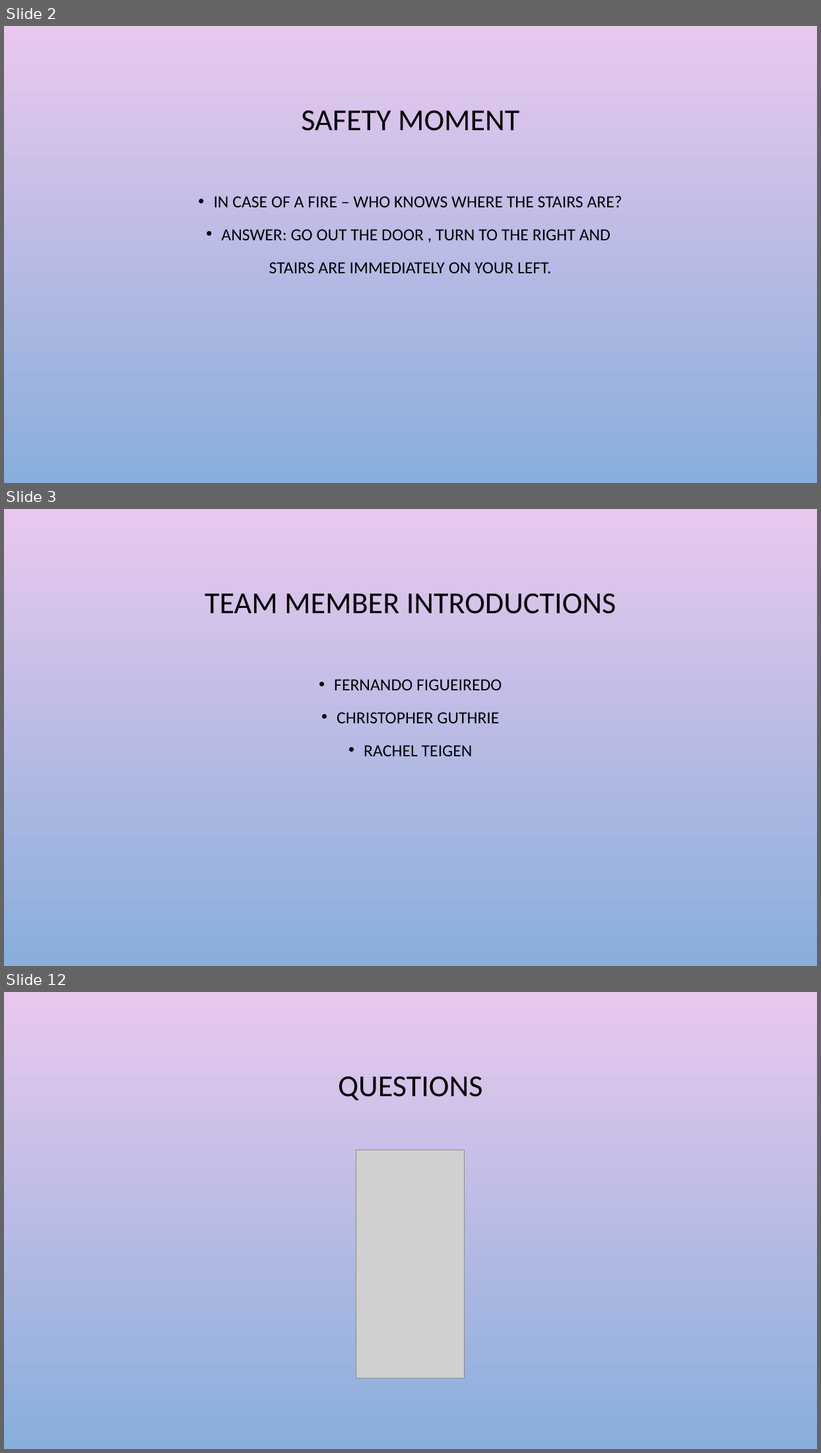
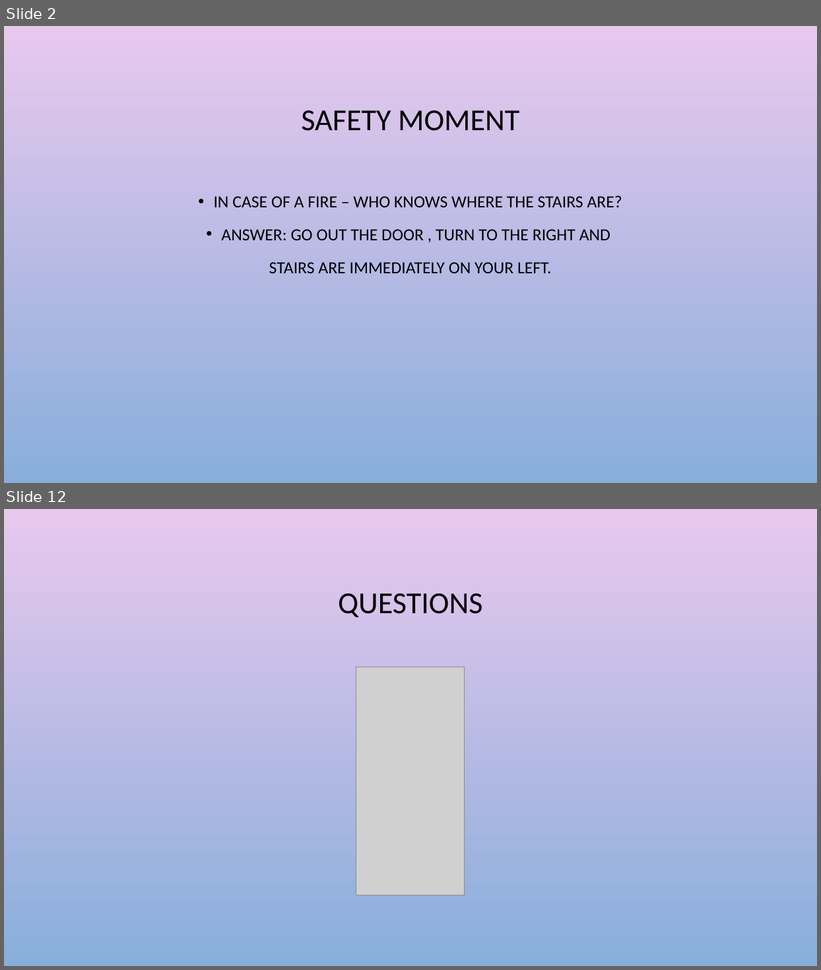
Before and after one commit to chrisg4github/Project-1-Crunch-Team, a slide deck: PowerPoint/Data visualization & Analytics_chrisg.pptx. Shown one above the other, each under a label of ours: slides 2, 3 and 12 before the commit, slides 2 and 12 after it; the slides between them are not shown. The pictures are 821x1453 and 821x970 pixels, drawn with LibreOffice and Linux fonts; fonts in the diff are those of the drawing; grey boxes stand for pictures; background and template pictures are left out. Boxes give left, top, right and bottom in pixels: in the first picture for what was removed or moved away, otherwise in the second. Text is boxed around its words. In the diff, an @@ line names an element or a change of style, - is before the commit and + after.

```diff
--- a/PowerPoint/Data visualization & Analytics_chrisg.pptx
+++ b/PowerPoint/Data visualization & Analytics_chrisg.pptx
@@ slide 3 removed at bbox=[4, 509, 817, 966], background picture (left out) @@
@@ title removed at bbox=[205, 593, 616, 614] @@
-TEAM MEMBER INTRODUCTIONS
@@ text removed at bbox=[334, 679, 502, 757] @@
-• FERNANDO FIGUEIREDO
-• CHRISTOPHER GUTHRIE
-• RACHEL TEIGEN
```
Also in this commit, not shown: 10 slides changed, 1 slide added, 19 other files.
